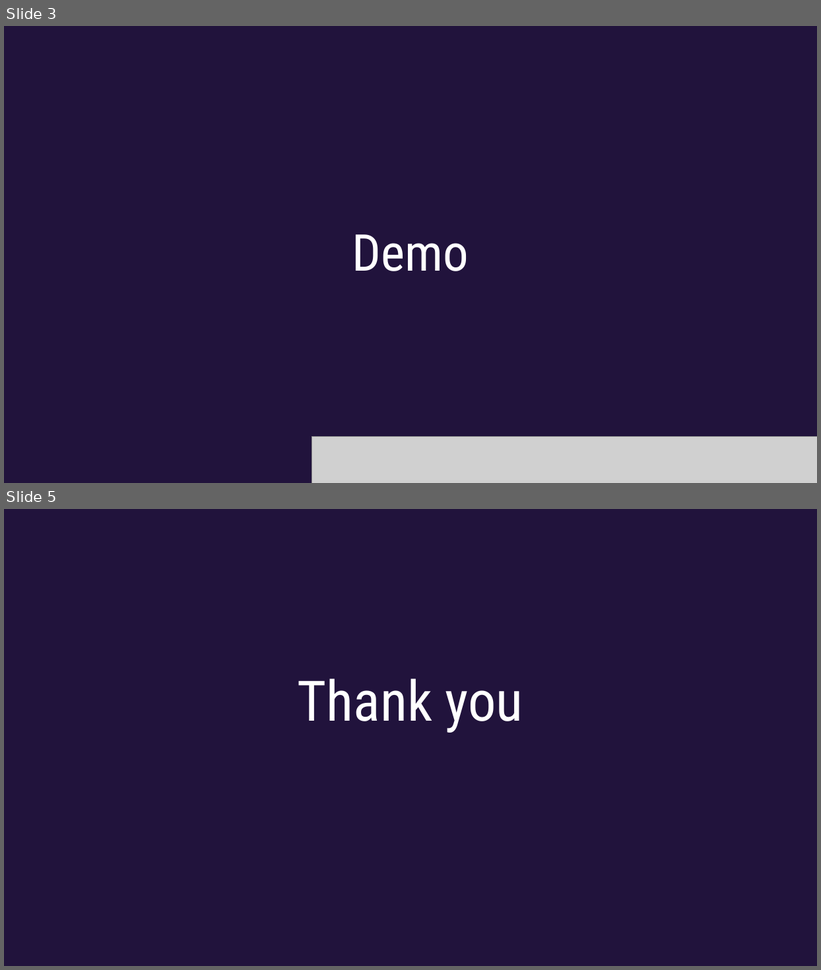
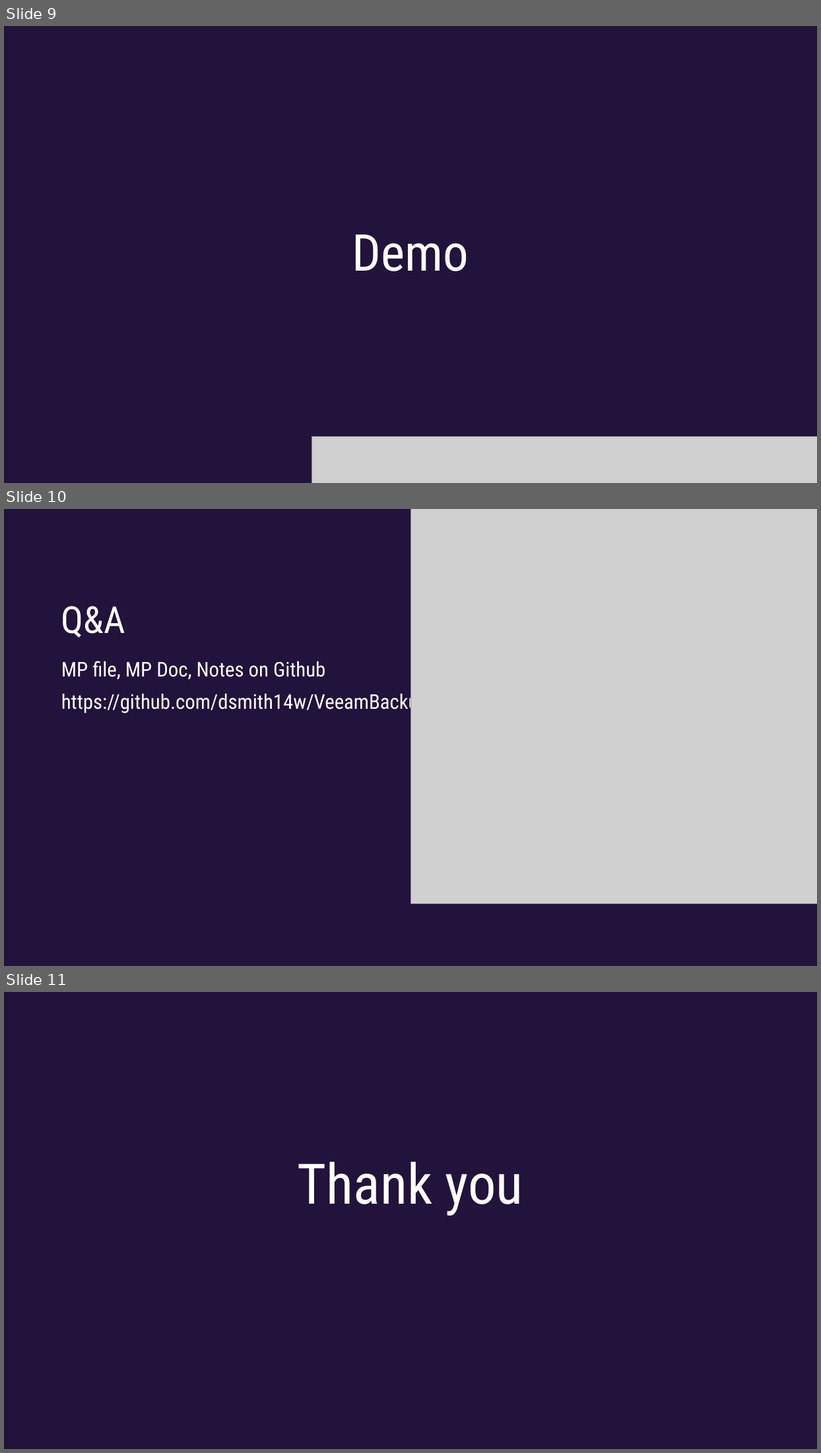
Before and after one commit to dsmith14w/VeeamBackupMP, a slide deck: SCOMathon 2024 PowerPoint Template D Smith Example.pptx. Shown one above the other, each under a label of ours: slides 3 and 5 before the commit, slides 9, 10 and 11 after it; the slides between them are not shown. The pictures are 821x970 and 821x1453 pixels, drawn with LibreOffice and Linux fonts; fonts in the diff are those of the drawing; grey boxes stand for pictures; background and template pictures are left out. Boxes give left, top, right and bottom in pixels: in the first picture for what was removed or moved away, otherwise in the second. Text is boxed around its words. In the diff, an @@ line names an element or a change of style, - is before the commit and + after.

```diff
--- a/SCOMathon 2024 PowerPoint Template D Smith Example.pptx
+++ b/SCOMathon 2024 PowerPoint Template D Smith Example.pptx
@@ slide 10 added at (4, 509, 817, 966), background #21133C @@
@@ picture added at (411, 509, 817, 904) @@
@@ title added at (61, 606, 125, 638), 44 pt, text #FFFFFF @@
+Q&A
@@ text added at (61, 661, 455, 714), 24 pt, text #FFFFFF @@
+MP file, MP Doc, Notes on Github
+https://github.com/dsmith14w/VeeamBackupMP
@@ what was slide 3 is now slide 9 @@
@@ what was slide 5 is now slide 11 @@
```
Also in this commit, not shown: 8 other slides added, 3 slides removed.
